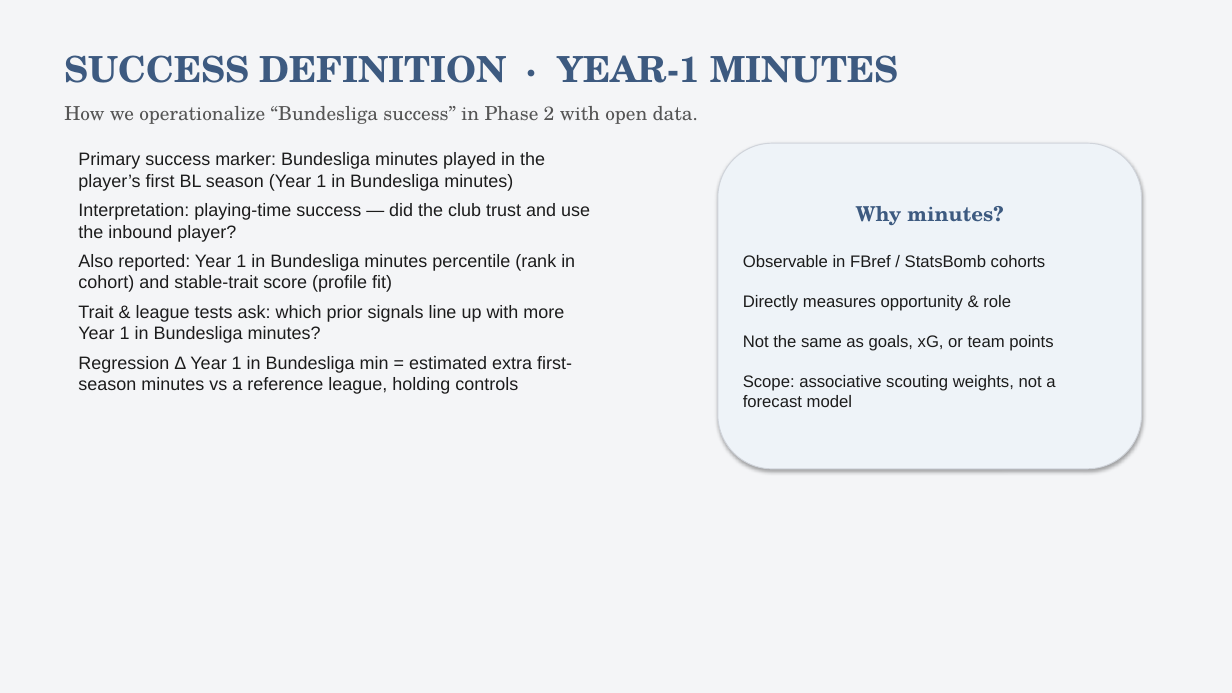
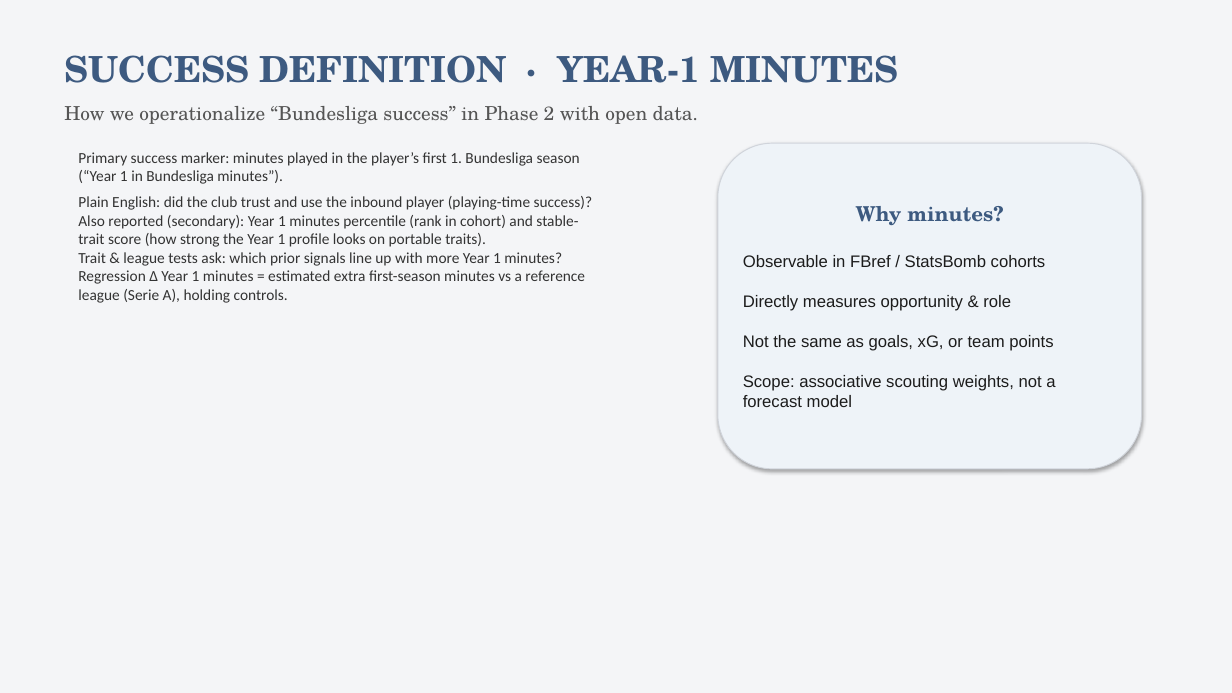
Before and after one commit to colbymorris08/bundesliga-transfer-traits, a slide deck: slide 14 of bundesliga_transfer_traits.pptx. Drawn at 1232x693 pixels with LibreOffice and Linux fonts; fonts in the diff are those of the drawing. Boxes give left, top, right and bottom in pixels: in the first picture for what was removed or moved away, otherwise in the second. Text is boxed around its words. In the diff, an @@ line names an element or a change of style, - is before the commit and + after.

```diff
--- a/bundesliga_transfer_traits.pptx
+++ b/bundesliga_transfer_traits.pptx
@@ text at [78, 152, 593, 303]: text changed; size 14 to 12 pt; font Arial to Calibri; text colour #1C1C1C to #333333 @@
-Primary success marker: Bundesliga minutes played in the player’s first BL season (Year 1 in Bundesliga minutes)
-Interpretation: playing-time success — did the club trust and use the inbound player?
-Also reported: Year 1 in Bundesliga minutes percentile (rank in cohort) and stable-trait score (profile fit)
-Trait & league tests ask: which prior signals line up with more Year 1 in Bundesliga minutes?
-Regression Δ Year 1 in Bundesliga min = estimated extra first-season minutes vs a reference league, holding controls
+Primary success marker: minutes played in the player’s first 1. Bundesliga season (“Year 1 in Bundesliga minutes”).
+Plain English: did the club trust and use the inbound player (playing-time success)?
+Also reported (secondary): Year 1 minutes percentile (rank in cohort) and stable-trait score (how strong the Year 1 profile looks on portable traits).
+Trait & league tests ask: which prior signals line up with more Year 1 minutes?
+Regression Δ Year 1 minutes = estimated extra first-season minutes vs a reference league (Serie A), holding controls.
```
Also in this commit, not shown: 12 other slides changed.
